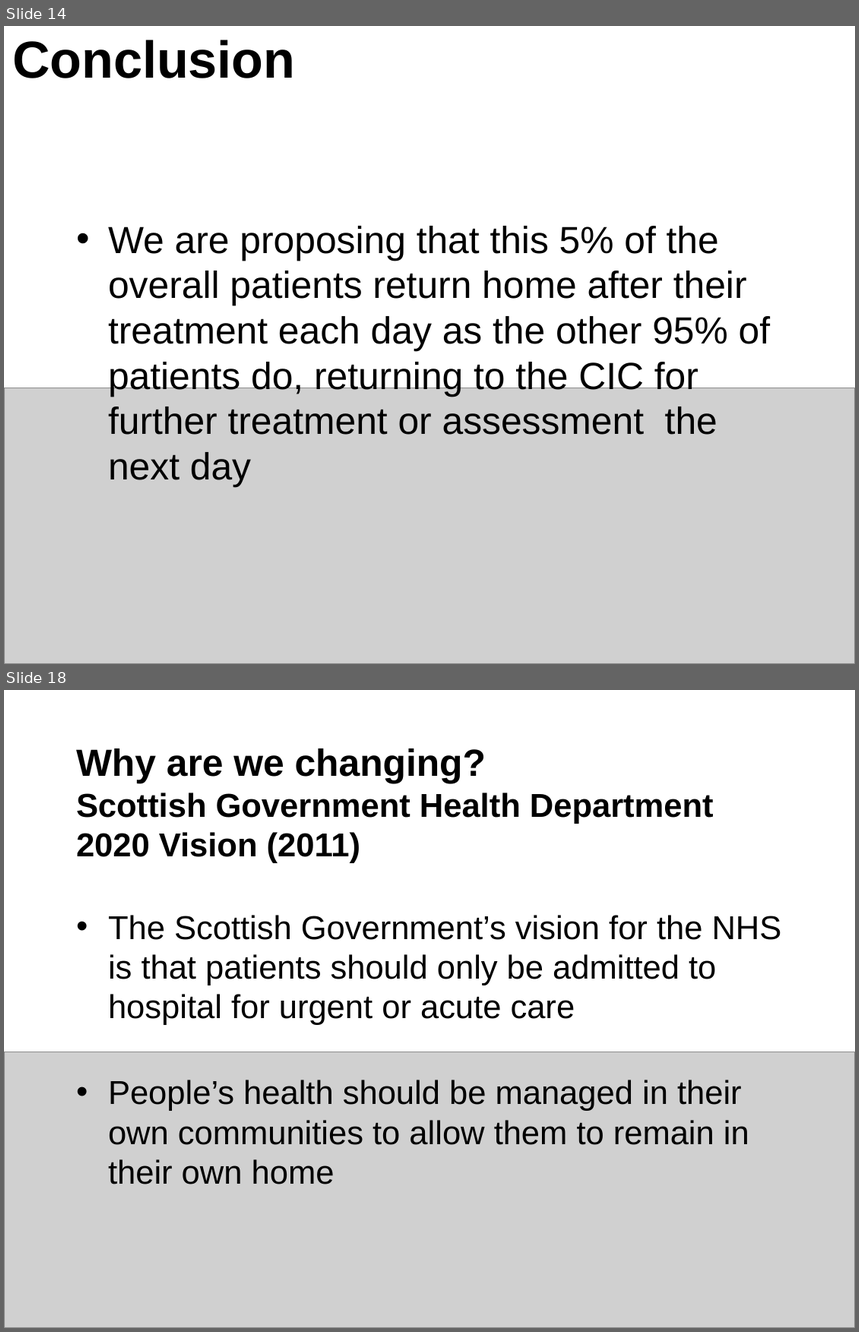
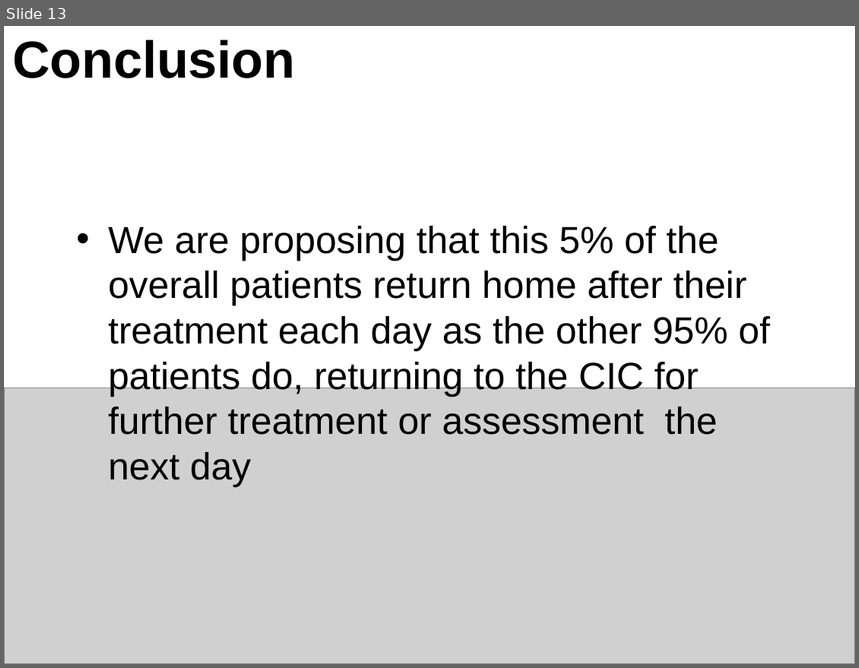
Before and after one commit to RMorton24/phs_group_project, a slide deck: Final Powerpoint presentation for 12.08.22.pptx. Shown one above the other, each under a label of ours: slides 14 and 18 before the commit, slide 13 after it; the slides between them are not shown. The pictures are 859x1332 and 859x668 pixels, drawn with LibreOffice and Linux fonts; fonts in the diff are those of the drawing; grey boxes stand for pictures. Boxes give left, top, right and bottom in pixels: in the first picture for what was removed or moved away, otherwise in the second. Text is boxed around its words. In the diff, an @@ line names an element or a change of style, - is before the commit and + after.

```diff
--- a/Final Powerpoint presentation for 12.08.22.pptx
+++ b/Final Powerpoint presentation for 12.08.22.pptx
@@ slide 18 removed at box(4, 690, 855, 1328), background #FFFFFF @@
@@ title removed at box(76, 749, 714, 863) @@
-Why are we changing?
-Scottish Government Health Department
-2020 Vision (2011)
@@ text removed at box(108, 915, 782, 1185) @@
-• The Scottish Government’s vision for the NHS is that patients should only be admitted to hospital for urgent or acute care
-• People’s health should be managed in their own communities to allow them to remain in their own home
@@ picture removed at box(4, 1053, 855, 1328) @@
@@ what was slide 14 is now slide 13 @@
```
Also in this commit, not shown: 2 slides changed, 8 other slides removed, 1 other file.
